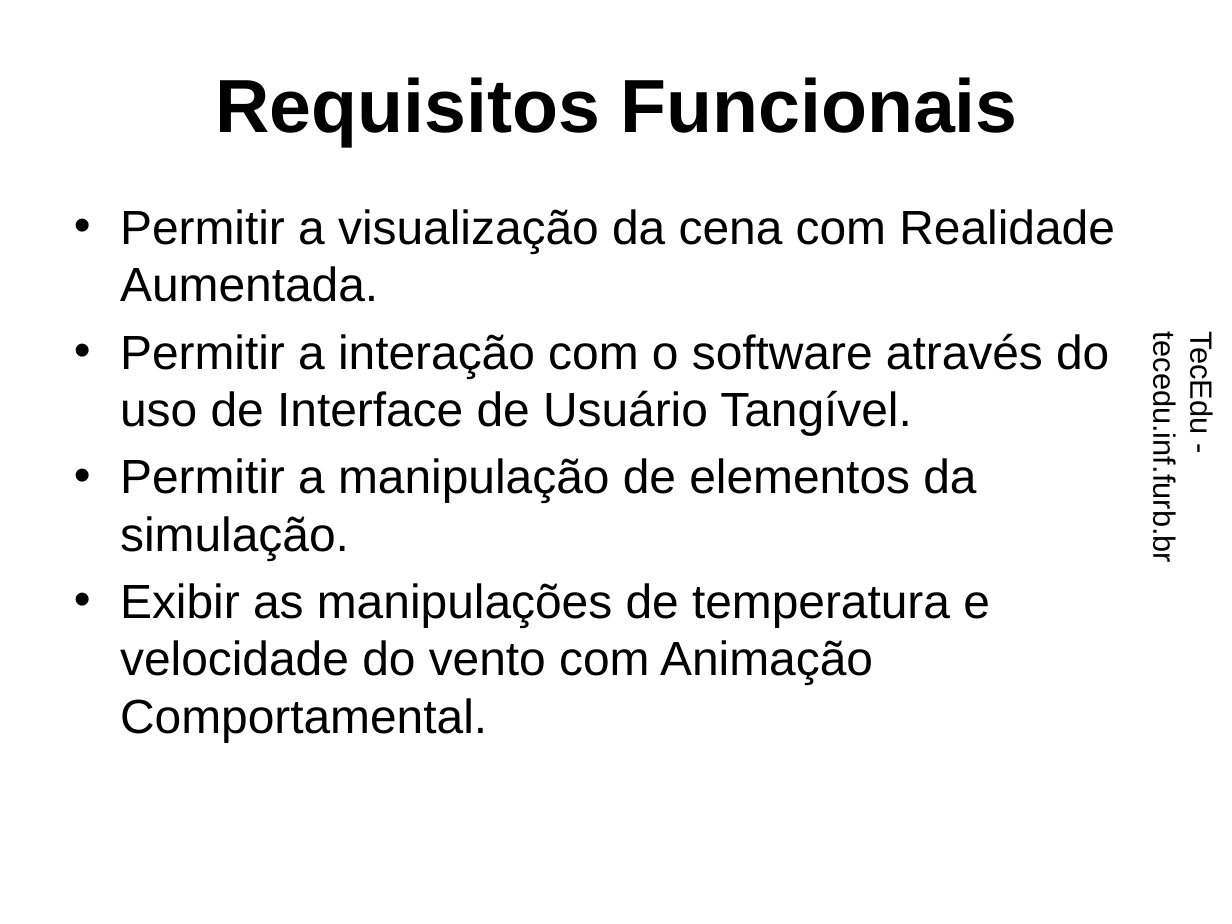
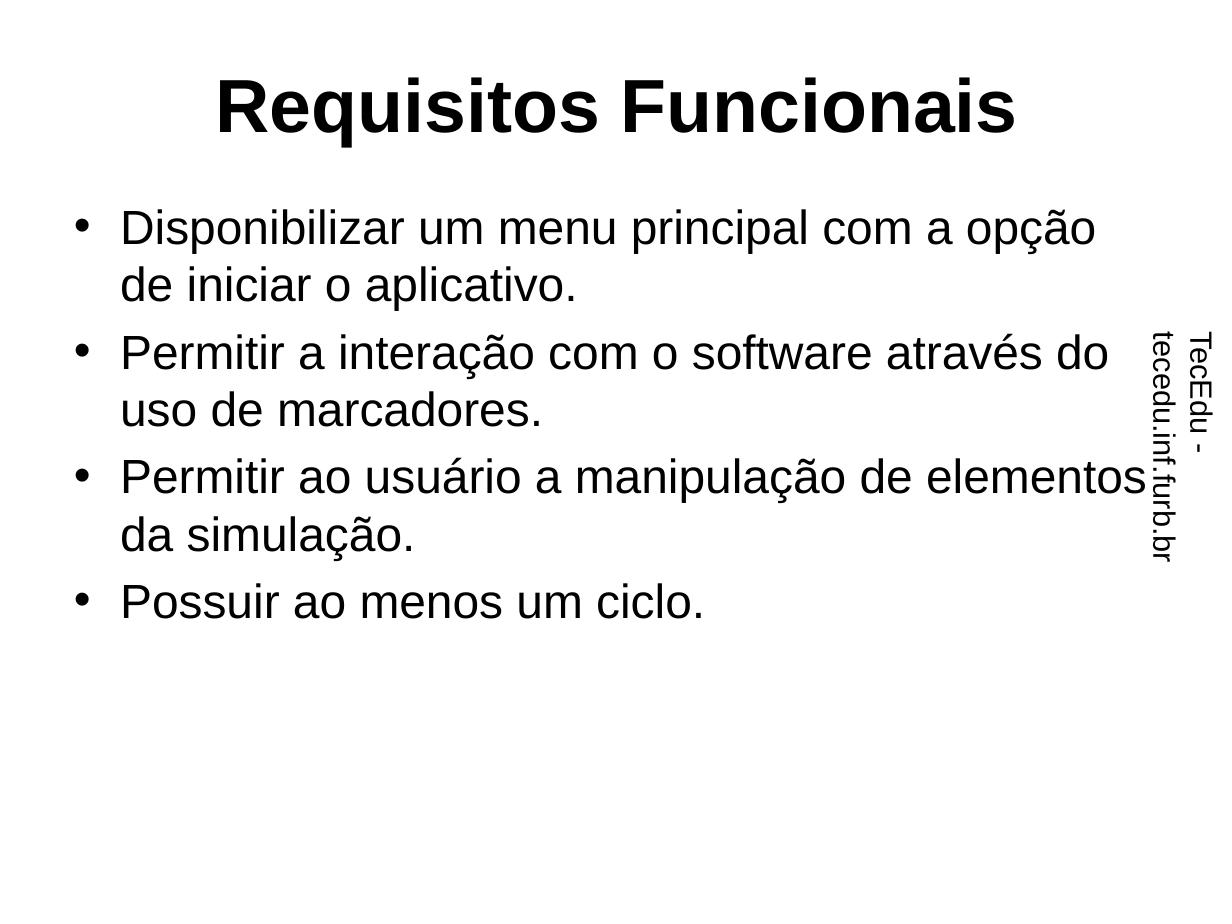
Before and after one commit to dalton-reis/tcc_RodrigoWernkePereira, a slide deck: slide 14 of Apresentação/EcosAR.pptx (slide 12 before the commit). Drawn at 1232x924 pixels with LibreOffice and Linux fonts; fonts in the diff are those of the drawing; background and template pictures are left out. Boxes give left, top, right and bottom in pixels: in the first picture for what was removed or moved away, otherwise in the second. Text is boxed around its words. In the diff, an @@ line names an element or a change of style, - is before the commit and + after.

```diff
--- a/Apresentação/EcosAR.pptx
+++ b/Apresentação/EcosAR.pptx
@@ text at [120,209,1147,619]: text changed @@
-  • Permitir a visualização da cena com Realidade Aumentada.
-  • Permitir a interação com o software através do uso de Interface de Usuário Tangível.
-  • Permitir a manipulação de elementos da simulação.
-  • Exibir as manipulações de temperatura e velocidade do vento com Animação Comportamental.
+  • Disponibilizar um menu principal com a opção de iniciar o aplicativo.
+  • Permitir a interação com o software através do uso de marcadores.
+  • Permitir ao usuário a manipulação de elementos da simulação.
+  • Possuir ao menos um ciclo.
```
Also in this commit, not shown: 5 other slides changed, 2 slides added, 2 other files.
